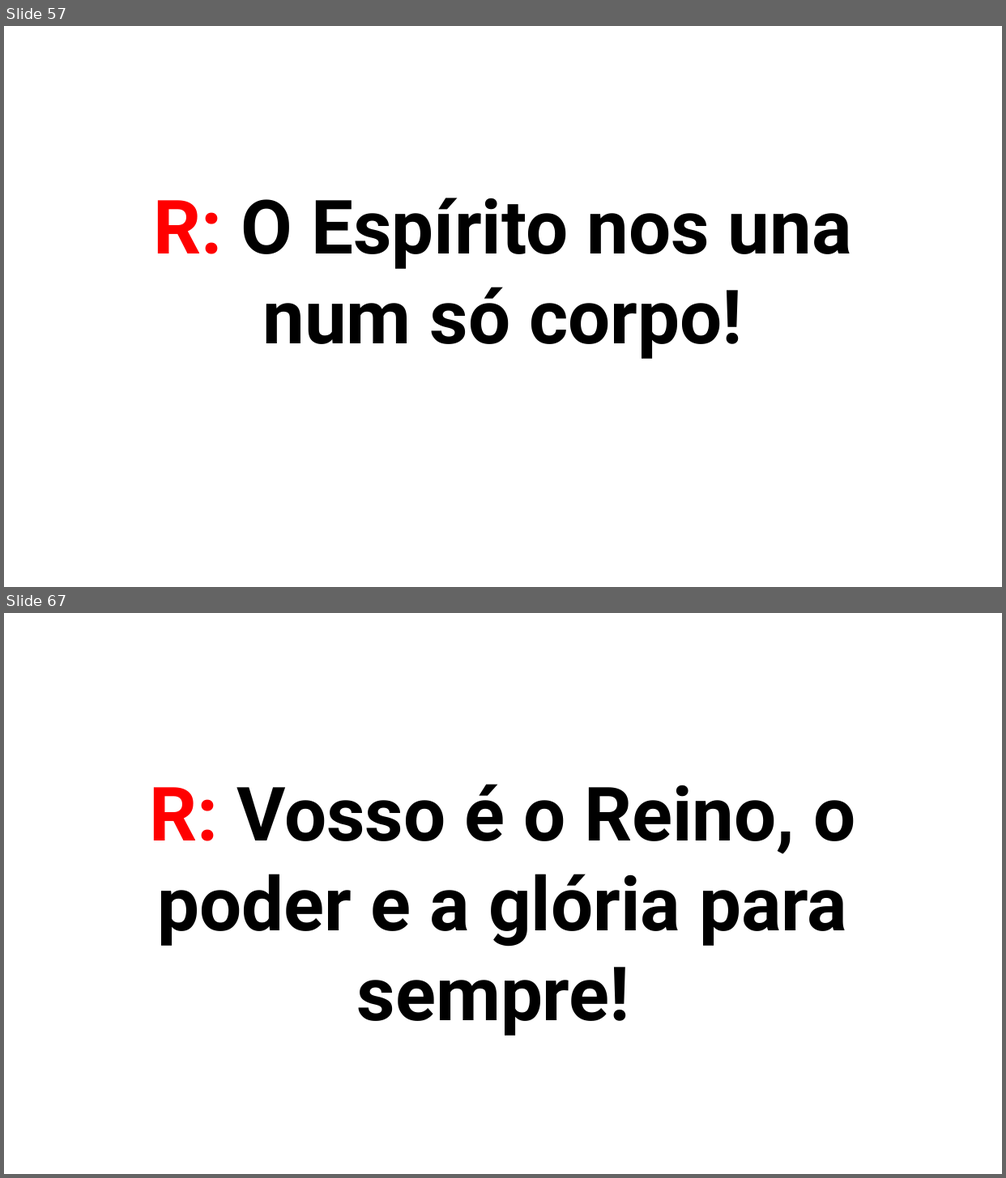
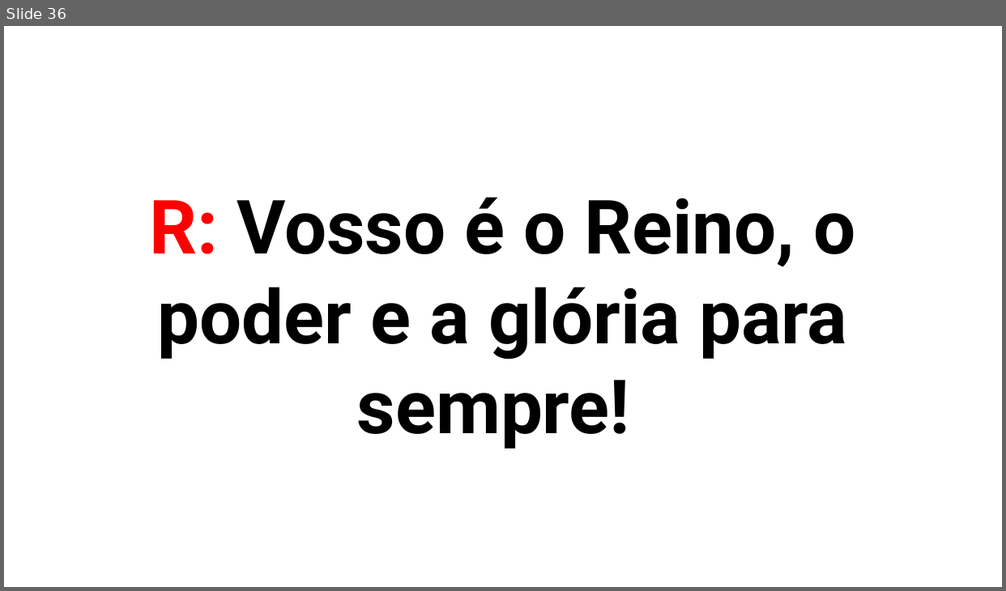
Before and after one commit to PHGodoyCosta/pallotti-slides, a slide deck: src/pallotti_slides/resources/template/mass_template.pptx. Shown one above the other, each under a label of ours: slides 57 and 67 before the commit, slide 36 after it; the slides between them are not shown. The pictures are 1006x1178 and 1006x591 pixels, drawn with LibreOffice and Linux fonts; fonts in the diff are those of the drawing. Boxes give left, top, right and bottom in pixels: in the first picture for what was removed or moved away, otherwise in the second. Text is boxed around its words. In the diff, an @@ line names an element or a change of style, - is before the commit and + after.

```diff
--- a/src/pallotti_slides/resources/template/mass_template.pptx
+++ b/src/pallotti_slides/resources/template/mass_template.pptx
@@ slide 57 removed at [4, 26, 1002, 587], background #FFFFFF @@
@@ text removed at [154, 198, 852, 359] @@
-R: O Espírito nos una num só corpo!
@@ what was slide 67 is now slide 36 @@
```
Also in this commit, not shown: 30 other slides removed, 20 other files.
